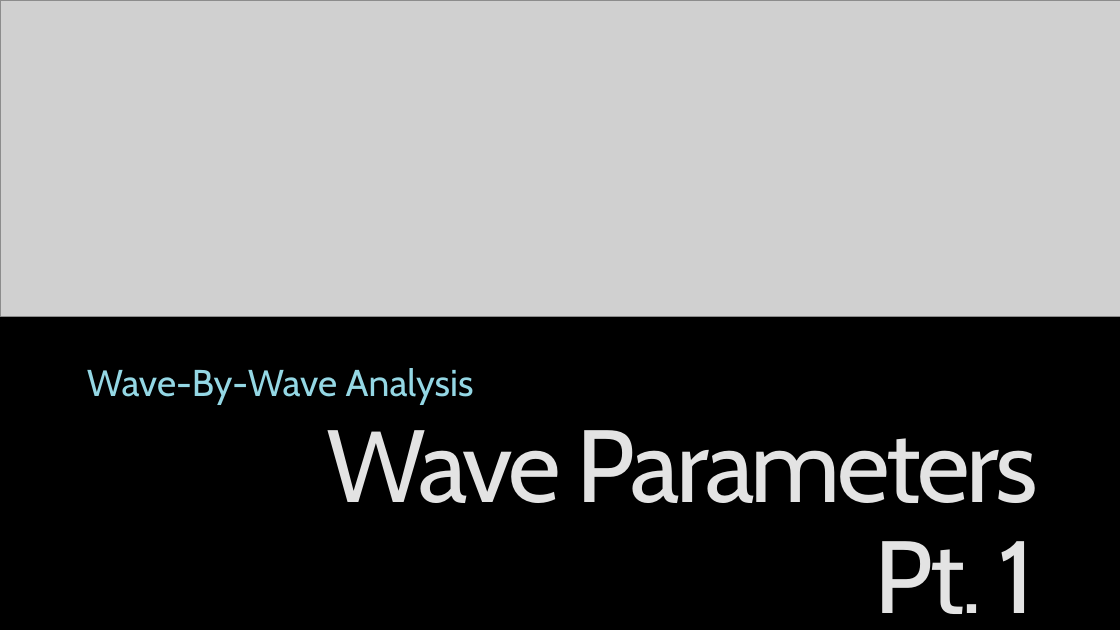
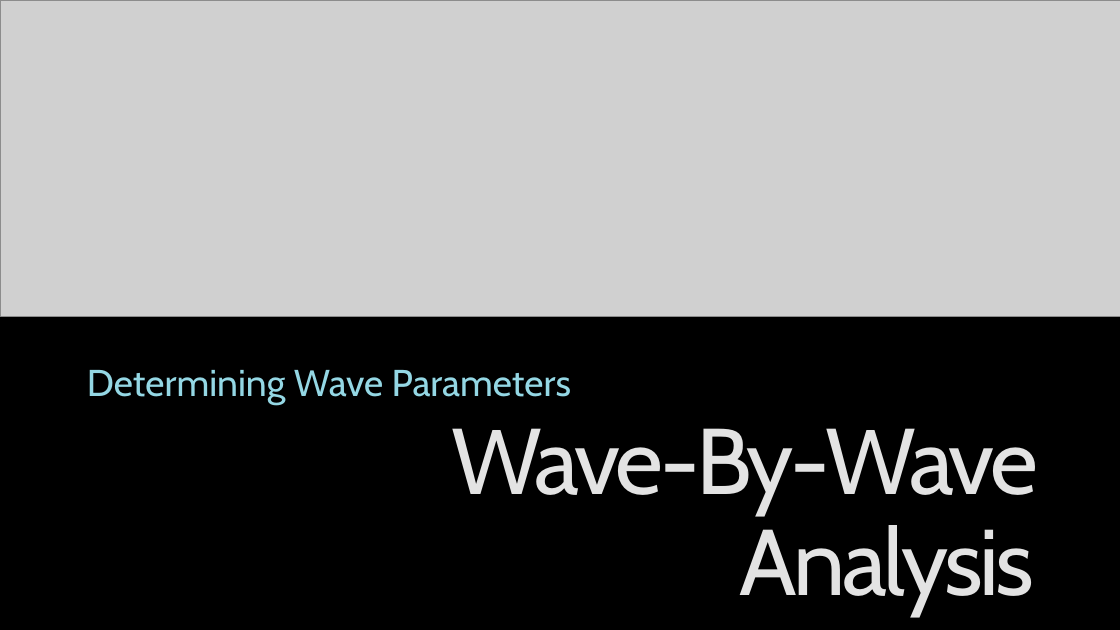
Before and after one commit to Legohead259/OCE2901-Material, a slide deck: slide 8 of presentations/8 - Wave Parameters and Analysis.pptx. Drawn at 1120x630 pixels with LibreOffice and Linux fonts; fonts in the diff are those of the drawing; grey boxes stand for pictures; background and template pictures are left out. Boxes give left, top, right and bottom in pixels: in the first picture for what was removed or moved away, otherwise in the second. Text is boxed around its words. In the diff, an @@ line names an element or a change of style, - is before the commit and + after.

Commit message:
Finished implementing the features of the wave-by-wave analysis notebook Did some shuffling around so that multiple notebooks could use the same util/data

```diff
--- a/presentations/8 - Wave Parameters and Analysis.pptx
+++ b/presentations/8 - Wave Parameters and Analysis.pptx
@@ subtitle at (x1=87, y1=370, x2=571, y2=404): text changed @@
-Wave-By-Wave Analysis
+Determining Wave Parameters
@@ title at (x1=451, y1=428, x2=1038, y2=616): text changed; size 88 to 80 pt @@
-Wave Parameters Pt. 1
+Wave-By-Wave Analysis
```
Also in this commit, not shown: 11 slides added, 1 slide removed, 14 other files.
